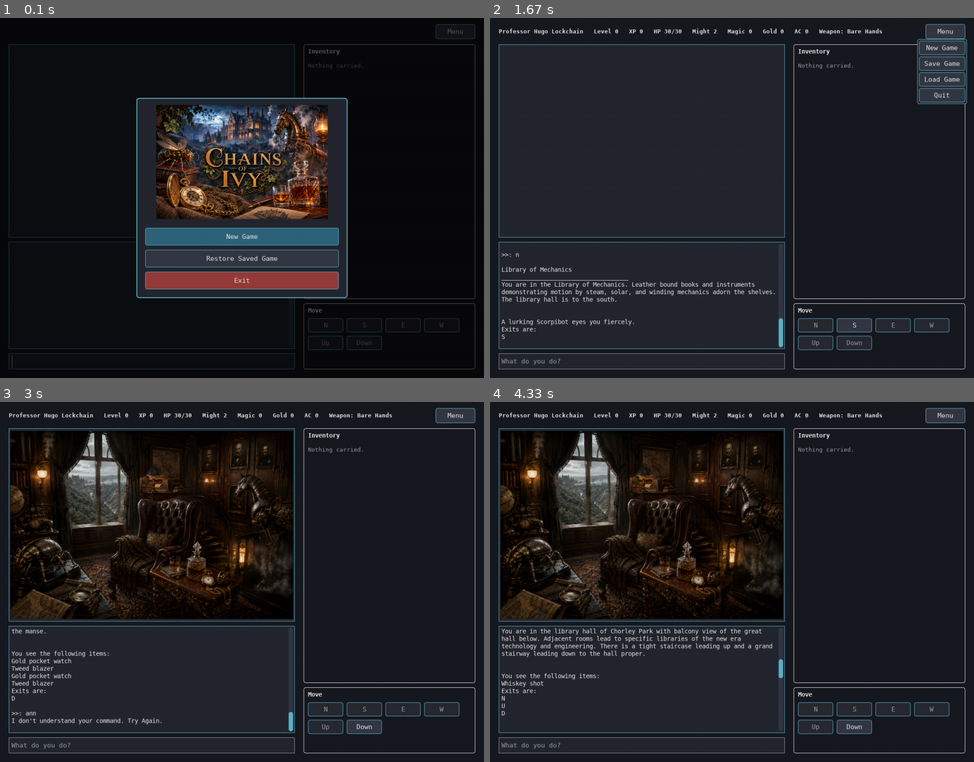
Above: before the commit, frames 1-4 (two rows, left to right).
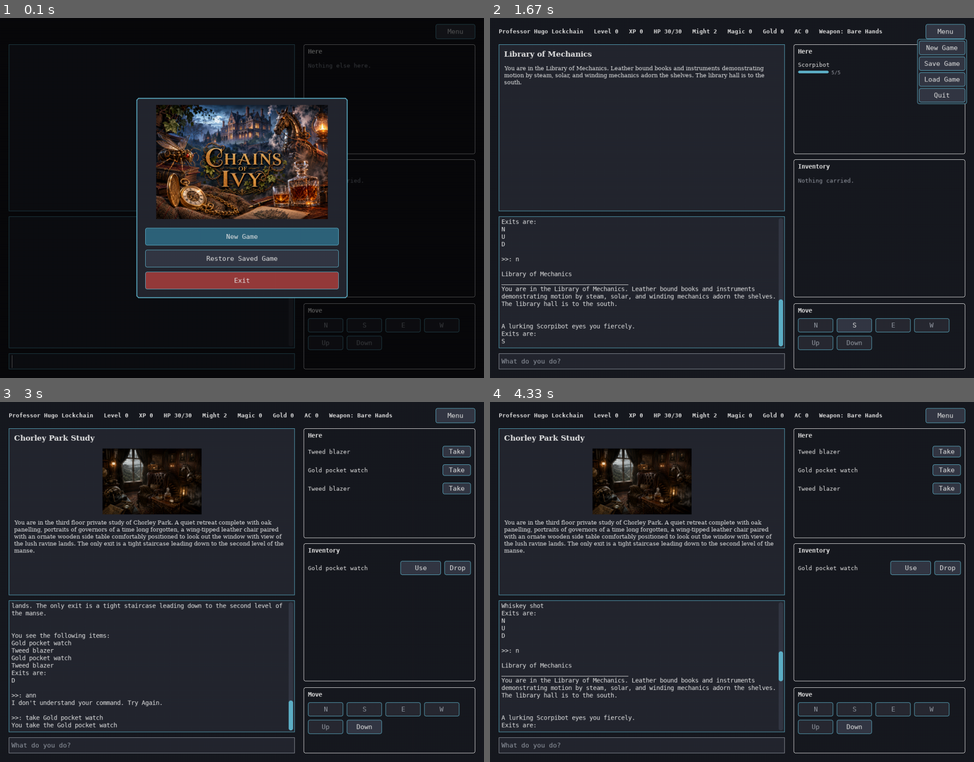
Above: after the commit, the same moments.

Repository: pkokosielis/Chains-of-Ivy
Game: pygame game, started from pygame_main.py
The game is run twice, just before and just after one commit, with the same random seed, the same clock (stepped at 60 frames per second) and the same inputs.
Inputs (mouse positions are in pixels of both pictures, inside the frame that each line leads up to):
- Up to frame 1 (0.1 s): no input
- Up to frame 2 (1.67 s): click "New Game" at 0.38 s; click "Down" at 0.72 s; press the mouse at (814, 324) at 1.03 s; move the mouse to (736, 223) at 1.13 s; release the mouse at (664, 122) at 1.27 s; press the mouse at (944, 32) at 1.37 s; move the mouse to (814, 144) at 1.47 s; release the mouse at (683, 255) at 1.6 s
- Up to frame 3 (3 s): press the mouse at (450, 430) at 1.7 s; move the mouse to (343, 531) at 1.8 s; release the mouse at (237, 632) at 1.93 s; press the mouse at (188, 607) at 2.03 s; move the mouse to (280, 657) at 2.13 s; release the mouse at (377, 711) at 2.27 s; type "ann" at 2.33 s; tap Enter at 2.67 s; press the mouse at (454, 452) at 2.87 s; move the mouse to (300, 531) at 2.97 s
- Up to frame 4 (4.33 s): release the mouse at (630, 610) at 3.1 s; press the mouse at (944, 416) at 3.2 s; move the mouse to (765, 499) at 3.3 s; release the mouse at (586, 585) at 3.43 s; press the mouse at (944, 452) at 3.53 s; move the mouse to (761, 477) at 3.63 s; release the mouse at (572, 502) at 3.77 s; tap Enter at 3.83 s; press the mouse at (780, 664) at 4.2 s; move the mouse to (799, 600) at 4.3 s

The runs differ from the first frame. In frame 1, 0.5% of the frame differs, in the area x 1-99%, y 8-92%; in frame 2, 4.7%; in frame 3, 31%; in frame 4, 32%.

Commit message:
Redesign the Pygame GUI: a Scene panel and a Here panel
Visual review of the running app (screenshots, not just code reading)
turned up three problems: the room-art pane was empty in 35 of 37
rooms since only two rooms have art; the current room's title appeared
nowhere on screen once it scrolled out of the log, so there was no
persistent answer to "where am I"; and combat, conversation, and
picking things up had no mouse path even though movement and inventory
did.

The image-only pane becomes a Scene panel: a persistent room title in
a serif face, art when the room has any (scaled to a strip, no longer
the pane's entire reason to exist), and the description as wrapped
serif prose. A new Here panel lists every NPC, the storekeeper, each
monster (with an HP bar), and each item on the floor, with a
contextual button - Talk, Attack, or Take. Talk and Attack route
through the same handleCommand("talk"/"attack") path the typed
commands use, since both already act on everyone/everything present
at once (talk() greets every NPC in the room, attack() swings at every
monster in it) - a button per row shows who's here, not a separate
per-target action the engine doesn't support.

Monster gained maxHp/getMaxHP(), needed for the HP bar's fill
fraction; it previously tracked only current HP. Purely additive.
getFont() gained a serif option for prose (falls back safely if the
family isn't installed), and drawTopAlignedText() joins
drawWrappedText() for text that should start at the top of its box
and clip on overflow rather than center vertically.

Verified by driving the real app offscreen (SDL dummy driver) and
screenshotting seven+ states, including clicking Here-panel buttons
the way a player would rather than calling handlers directly: Attack
correctly damaged/killed multiple monsters in one click, Take moved
only the clicked item, Talk triggered the pending-quest confirm
dialog. Caught and fixed one bug this way - the HP bar's fill-to-button
width let the "26/26" label overlap the Attack button; switched to a
fixed bar width. 83 tests pass.

Co-Authored-By: Claude Sonnet 5 <noreply@anthropic.com>

Diff:
--- a/engine/Monster.py
+++ b/engine/Monster.py
@@ -6,6 +6,7 @@
    def __init__(self, monsterParms, imgFile=None):
       self.name = monsterParms[0]
       self.hp = int(monsterParms[1])
+      self.maxHp = self.hp
       self.maxAttack = int(monsterParms[2])
       self.attackType = monsterParms[3]
       self.expGiven = int(monsterParms[4])
@@ -34,6 +35,9 @@
 
    def getName(self):
       return self.name
+
+   def getMaxHP(self):
+      return self.maxHp
 
    def subtractFromHP(self, hitAmount):
       self.hp -= hitAmount
--- a/pygame_main.py
+++ b/pygame_main.py
@@ -30,7 +30,9 @@
    COLOR_TEXT,
    COLOR_TEXT_DIM,
    COLOR_ERROR,
+   COLOR_BUTTON_DISABLED,
    drawWrappedText,
+   drawTopAlignedText,
    getFont,
 )
 
@@ -344,8 +346,11 @@
 
       self.modalStack = ModalStack()
 
-      self.roomImagePaneRect = pygame.Rect(20, 60, 650, 440)
-      self.log = ScrollLog((20, 510, 650, 244))
+      # Left column: the Scene pane (room title + art + description) always
+      # has content, unlike the old image-only pane that sat empty for
+      # every room without art. Log and command input beneath it.
+      self.scenePaneRect = pygame.Rect(20, 60, 650, 380)
+      self.log = ScrollLog((20, 452, 650, 300))
       iowSetViewer(self.log)
 
       self.commandInput = TextInput((20, 764, 650, 36), placeholder="What do you do?",
@@ -354,7 +359,12 @@
       self.directionButtons = {}
       self._buildDirectionButtons()
 
-      self.inventoryPaneRect = pygame.Rect(690, 60, 390, 580)
+      # Right column: who/what is in the room (with click-to-act buttons),
+      # then inventory, then movement.
+      self.herePaneRect = pygame.Rect(690, 60, 390, 250)
+      self.hereRows = []
+
+      self.inventoryPaneRect = pygame.Rect(690, 322, 390, 314)
       self.inventoryButtons = []
 
       self.adminMenu = DropdownMenu(
@@ -652,6 +662,7 @@
    def refreshUI(self):
       self.refreshDirections()
       self.refreshInventory()
+      self.refreshHere()
 
    def refreshDirections(self):
       room = self.currentRoom
@@ -685,6 +696,44 @@
                               on_click=lambda it=item: self.confirmDrop(it))
          self.inventoryButtons.append((item, useButton, dropButton))
          y += rowHeight + rowGap
+
+   def refreshHere(self):
+      """Rebuilds the Here pane's rows: one per NPC/storekeeper/monster/item
+      in the current room, each with a button for the verb that applies to
+      it (Talk/Attack/Take). Talk and Attack route through handleCommand
+      the same way the typed commands do, since those actions already
+      apply to everyone/everything present at once (talk() greets every
+      NPC in the room; attack() swings at every monster in it) - a button
+      per row is about showing who's here, not a separate per-target
+      action the engine doesn't support."""
+      self.hereRows = []
+      room = self.currentRoom
+      if not room:
+         return
+
+      rowHeight, rowGap = 34, 8
+      buttonWidth = 64
+      buttonX = self.herePaneRect.right - 10 - buttonWidth
+      y = self.herePaneRect.y + 40
+
+      def addRow(label, buttonLabel, callback, hpFraction=None, hpText=None):
+         nonlocal y
+         button = Button((buttonX, y, buttonWidth, rowHeight - 8), buttonLabel, on_click=callback)
+         self.hereRows.append((label, button, hpFraction, hpText))
+         y += rowHeight + rowGap
+
+      for npc in room.npc:
+         addRow(npc.getName(), "Talk", lambda: self.handleCommand("talk"))
+      if room.storeKeeper:
+         addRow(room.storeKeeper.getName(), "Talk", lambda: self.handleCommand("talk"))
+      for monster in room.monsters:
+         maxHp = monster.getMaxHP()
+         fraction = max(0.0, min(1.0, monster.hp / maxHp)) if maxHp else 0.0
+         hpText = str(max(0, monster.hp)) + "/" + str(maxHp)
+         addRow(monster.getName(), "Attack", lambda: self.handleCommand("attack"),
+                hpFraction=fraction, hpText=hpText)
+      for item in room.items:
+         addRow(item.getName(), "Take", lambda it=item: self.handleCommand("take " + it.getName()))
 
    def onUseItem(self, item):
       iowPrint("\n>>: use " + item.getName())
@@ -709,17 +758,81 @@
       statsRect = pygame.Rect(20, 4, self.adminMenu.toggleButton.rect.x - 30, 52)
       drawWrappedText(self.screen, statsText, statsRect, getFont(13, bold=True), COLOR_TEXT, align="left")
 
-   def drawRoomImagePane(self):
-      rect = self.roomImagePaneRect
+   def drawScenePane(self):
+      """The room title, art (when this room has any), and description -
+      always has content, unlike the old image-only pane that sat empty
+      for every room without art. The title is drawn here (not just
+      logged) so where you are never scrolls out of view."""
+      rect = self.scenePaneRect
       pygame.draw.rect(self.screen, COLOR_SURFACE, rect)
       pygame.draw.rect(self.screen, COLOR_ACCENT, rect, width=1)
-
-      imagePath = ROOM_IMAGES.get(self.currentRoom.getID()) if self.currentRoom else None
-      if not imagePath:
-         return
-      image = loadScaledImage(imagePath, rect.width - 8, rect.height - 8)
-      if image is not None:
-         self.screen.blit(image, image.get_rect(center=rect.center))
+      if not self.currentRoom:
+         return
+
+      padding = 12
+      titleRect = pygame.Rect(rect.x + padding, rect.y + padding, rect.width - padding * 2, 26)
+      titleSurf = getFont(19, bold=True, serif=True).render(self.currentRoom.getTitle(), True, COLOR_TEXT)
+      previousClip = self.screen.get_clip()
+      self.screen.set_clip(titleRect)
+      self.screen.blit(titleSurf, (titleRect.x, titleRect.y))
+      self.screen.set_clip(previousClip)
+
+      contentY = titleRect.bottom + 8
+      imagePath = ROOM_IMAGES.get(self.currentRoom.getID())
+      if imagePath:
+         image = loadScaledImage(imagePath, rect.width - padding * 2, 150)
+         if image is not None:
+            imageRect = image.get_rect()
+            imageRect.midtop = (rect.centerx, contentY)
+            self.screen.blit(image, imageRect)
+            contentY = imageRect.bottom + 10
+
+      descRect = pygame.Rect(rect.x + padding, contentY, rect.width - padding * 2,
+                              max(0, rect.bottom - contentY - padding))
+      drawTopAlignedText(self.screen, self.currentRoom.description.strip(), descRect,
+                          getFont(15, serif=True), COLOR_TEXT)
+
+   def drawHerePane(self):
+      """Lists NPCs, the storekeeper, monsters (with an HP bar), and items
+      in the current room, each with a button for the applicable verb -
+      so combat, conversation, and picking things up all have a mouse
+      path, not just movement and inventory management."""
+      rect = self.herePaneRect
+      pygame.draw.rect(self.screen, COLOR_BACKGROUND, rect)
+      pygame.draw.rect(self.screen, COLOR_TEXT, rect, width=1, border_radius=4)
+      titleSurf = getFont(14, bold=True).render("Here", True, COLOR_TEXT)
+      self.screen.blit(titleSurf, (rect.x + 10, rect.y + 8))
+
+      if not self.hereRows:
+         emptySurf = getFont(13).render("Nothing else here.", True, COLOR_TEXT_DIM)
+         self.screen.blit(emptySurf, (rect.x + 10, rect.y + 40))
+         return
+
+      previousClip = self.screen.get_clip()
+      self.screen.set_clip(rect)
+      nameFont = getFont(13)
+      hpFont = getFont(11)
+      for label, button, hpFraction, hpText in self.hereRows:
+         nameSurf = nameFont.render(label, True, COLOR_TEXT)
+         nameY = button.rect.y + (button.rect.height - nameSurf.get_height()) // 2 \
+            if hpFraction is None else button.rect.y - 2
+         self.screen.blit(nameSurf, (rect.x + 10, nameY))
+
+         if hpFraction is not None:
+            # Fixed width (not "fill the gap up to the button") so the HP
+            # number drawn after it never runs into the button regardless
+            # of how long the button-adjacent gap happens to be.
+            barRect = pygame.Rect(rect.x + 10, button.rect.bottom - 6, 70, 6)
+            pygame.draw.rect(self.screen, COLOR_BUTTON_DISABLED, barRect, border_radius=3)
+            fillRect = pygame.Rect(barRect.x, barRect.y, int(barRect.width * hpFraction), barRect.height)
+            barColor = COLOR_ERROR if hpFraction < 0.3 else COLOR_ACCENT
+            if fillRect.width > 0:
+               pygame.draw.rect(self.screen, barColor, fillRect, border_radius=3)
+            hpSurf = hpFont.render(hpText, True, COLOR_TEXT_DIM)
+            self.screen.blit(hpSurf, (barRect.right + 6, barRect.y - 3))
+
+         button.draw(self.screen)
+      self.screen.set_clip(previousClip)
 
    def drawInventoryPane(self):
       rect = self.inventoryPaneRect
@@ -753,9 +866,10 @@
    def draw(self):
       self.screen.fill(COLOR_BACKGROUND)
       self.drawStatsBar()
-      self.drawRoomImagePane()
+      self.drawScenePane()
       self.log.draw(self.screen)
       self.commandInput.draw(self.screen)
+      self.drawHerePane()
       self.drawInventoryPane()
       self.drawDirectionPane()
       # Drawn last (and handled first, below) so its dropdown panel - when
@@ -784,6 +898,8 @@
       for _item, useButton, dropButton in self.inventoryButtons:
          useButton.handle_event(event)
          dropButton.handle_event(event)
+      for _label, button, _hpFraction, _hpText in self.hereRows:
+         button.handle_event(event)
 
    def run(self):
       while self.running:
--- a/pygame_widgets.py
+++ b/pygame_widgets.py
@@ -26,12 +26,16 @@
 _fontCache = {}
 
 
-def getFont(size, bold=False):
-   """Returns a cached monospace SysFont. Lazy so pygame.font doesn't need
-   to be initialized until a widget actually draws."""
-   key = (size, bold)
+def getFont(size, bold=False, serif=False):
+   """Returns a cached SysFont: monospace by default (for the log, stats,
+   and anything tabular), or a serif face when serif=True (for room
+   titles/descriptions, which read as prose rather than terminal output).
+   Lazy so pygame.font doesn't need to be initialized until a widget
+   actually draws."""
+   key = (size, bold, serif)
    if key not in _fontCache:
-      _fontCache[key] = pygame.font.SysFont("dejavusansmono,monospace", size, bold=bold)
+      family = "georgia,garamond,dejavuserif,serif" if serif else "dejavusansmono,monospace"
+      _fontCache[key] = pygame.font.SysFont(family, size, bold=bold)
    return _fontCache[key]
 
 
@@ -49,6 +53,28 @@
       x = rect.x + (rect.width - textSurf.get_width()) // 2 if align == "center" else rect.x
       surface.blit(textSurf, (x, y))
       y += lineHeight
+
+
+def drawTopAlignedText(surface, text, rect, font, color, align="left"):
+   """Draws word-wrapped text starting at the top of rect, clipped to it,
+   rather than drawWrappedText's vertical centering - for prose that
+   should begin right below a heading/image rather than float in the
+   middle of its box. Overflow is clipped, not scrolled."""
+   lines = []
+   for rawLine in text.split("\n"):
+      lines.extend(wrapText(rawLine, font, rect.width))
+
+   previousClip = surface.get_clip()
+   surface.set_clip(rect)
+   lineHeight = font.get_linesize()
+   y = rect.y
+   for line in lines:
+      if line:
+         textSurf = font.render(line, True, color)
+         x = rect.x + (rect.width - textSurf.get_width()) // 2 if align == "center" else rect.x
+         surface.blit(textSurf, (x, y))
+      y += lineHeight
+   surface.set_clip(previousClip)
 
 
 def wrapText(text, font, maxWidth):
